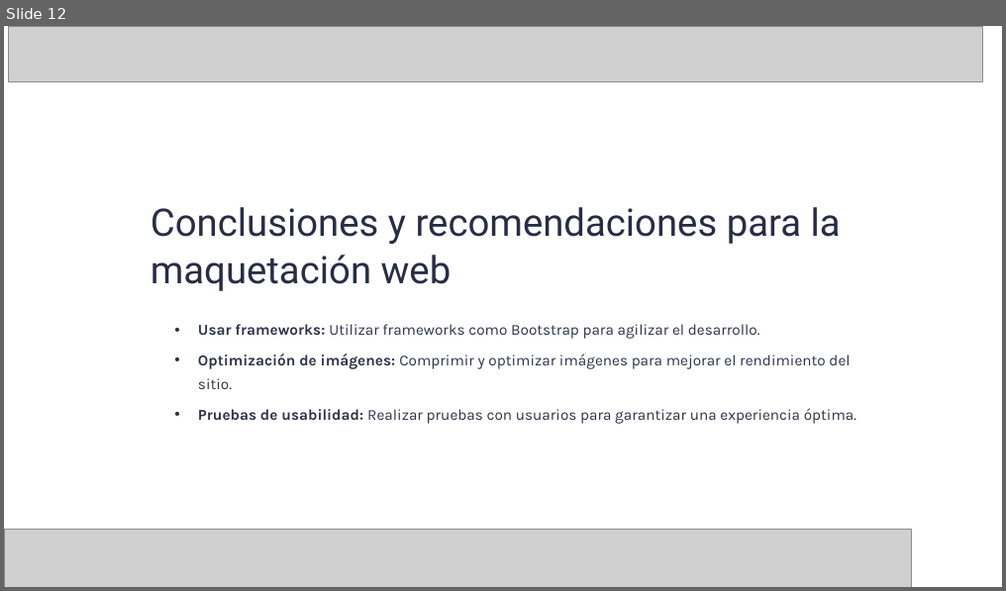
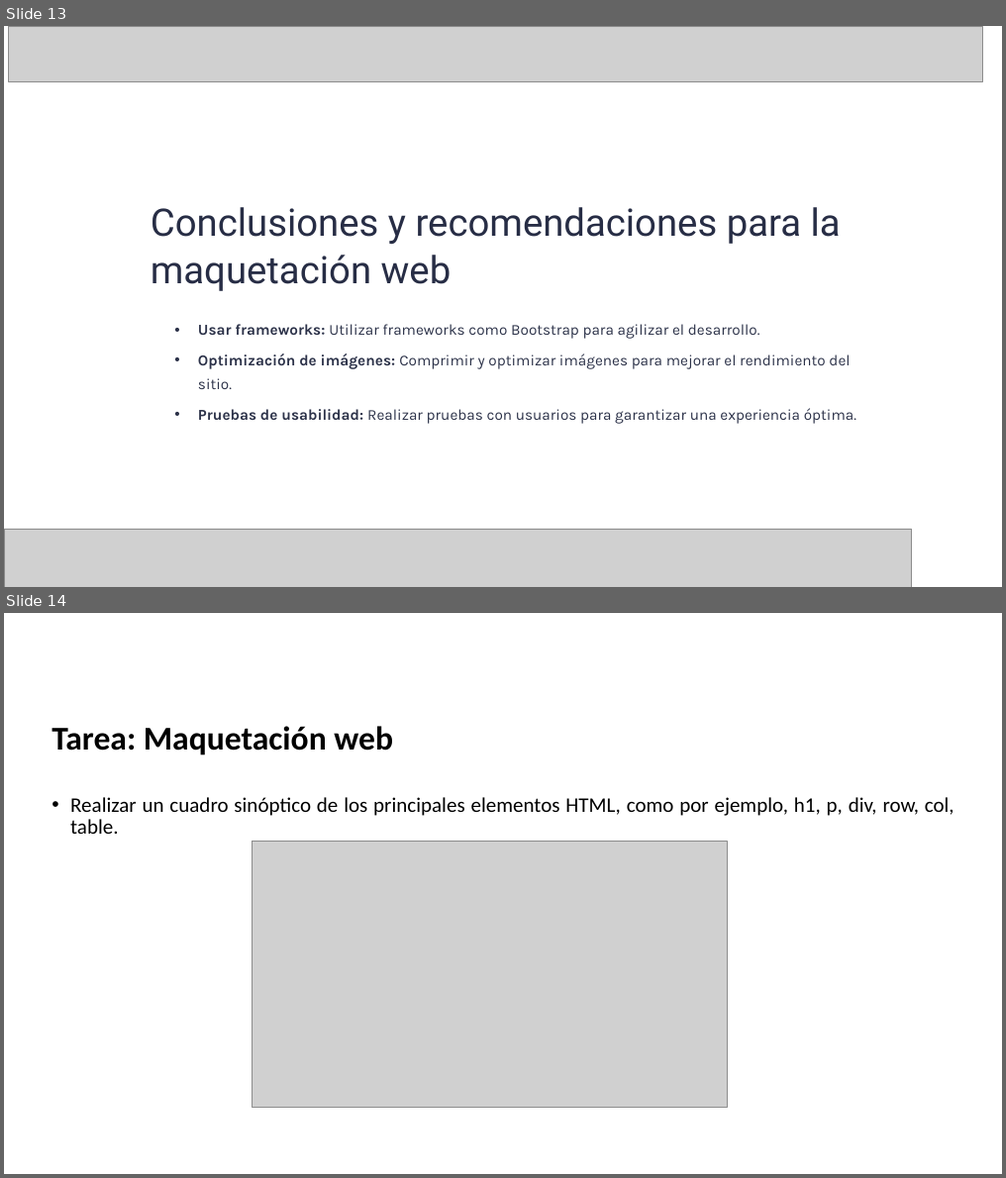
Before and after one commit to dcevallossalas/ITQ, a slide deck: Programación web/PW_Sesion7.pptx. Shown one above the other, each under a label of ours: slide 12 before the commit, slides 13 and 14 after it. The pictures are 1006x591 and 1006x1178 pixels, drawn with LibreOffice and Linux fonts; fonts in the diff are those of the drawing; grey boxes stand for pictures; background and template pictures are left out. Boxes give left, top, right and bottom in pixels: in the first picture for what was removed or moved away, otherwise in the second. Text is boxed around its words. In the diff, an @@ line names an element or a change of style, - is before the commit and + after.

```diff
--- a/Programación web/PW_Sesion7.pptx
+++ b/Programación web/PW_Sesion7.pptx
@@ slide 14 added at [4, 613, 1002, 1174], background picture (left out) @@
@@ title added at [52, 726, 393, 756], 32 pt, text #000000, bold @@
+Tarea: Maquetación web
@@ text added at [70, 797, 954, 834], 20 pt, text #000000 @@
+• Realizar un cuadro sinóptico de los principales elementos HTML, como por ejemplo, h1, p, div, row, col, table.
@@ picture added at [252, 841, 727, 1108] @@
@@ what was slide 12 is now slide 13 @@
```
Also in this commit, not shown: 1 other slide added, 16 other files.
